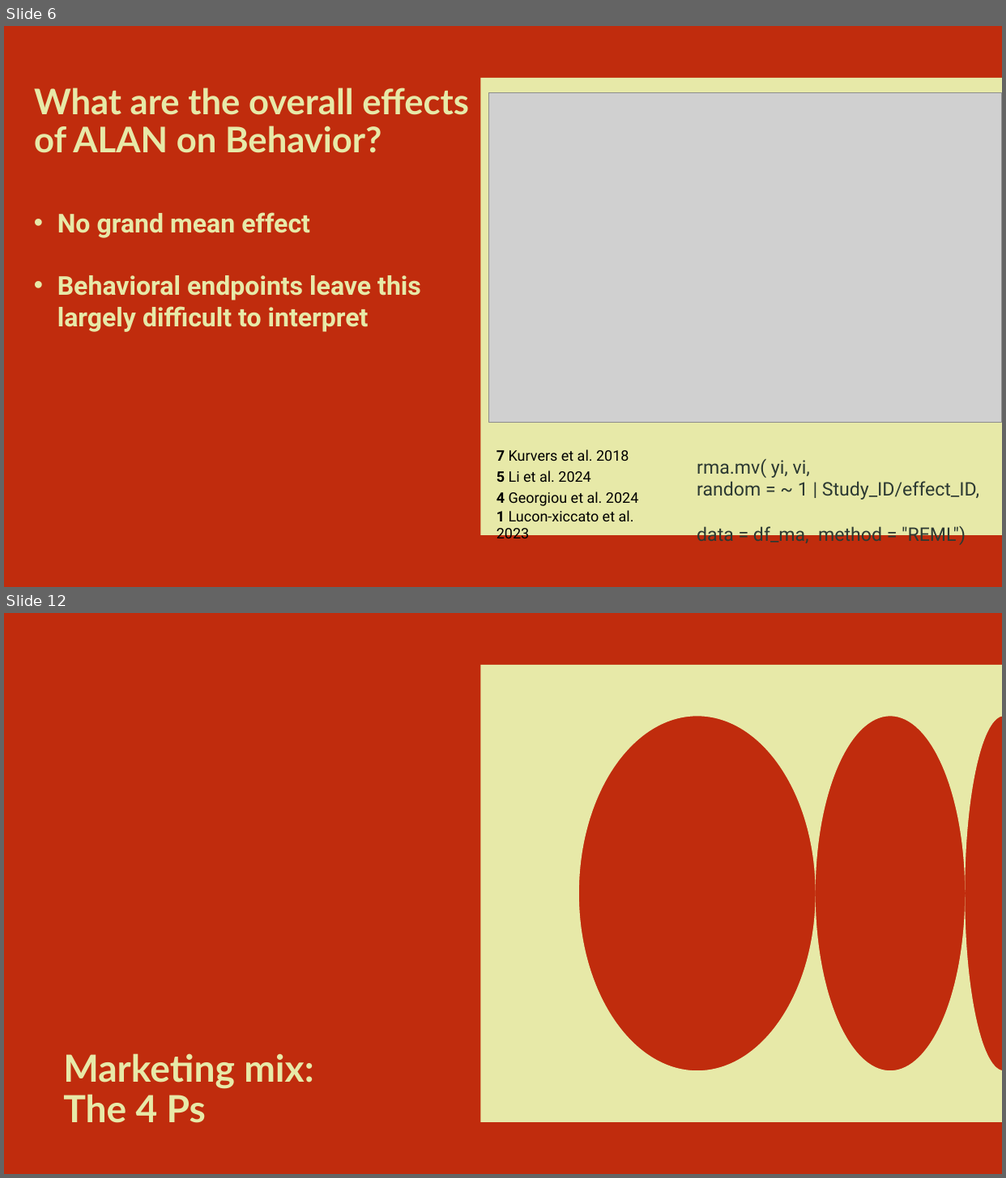
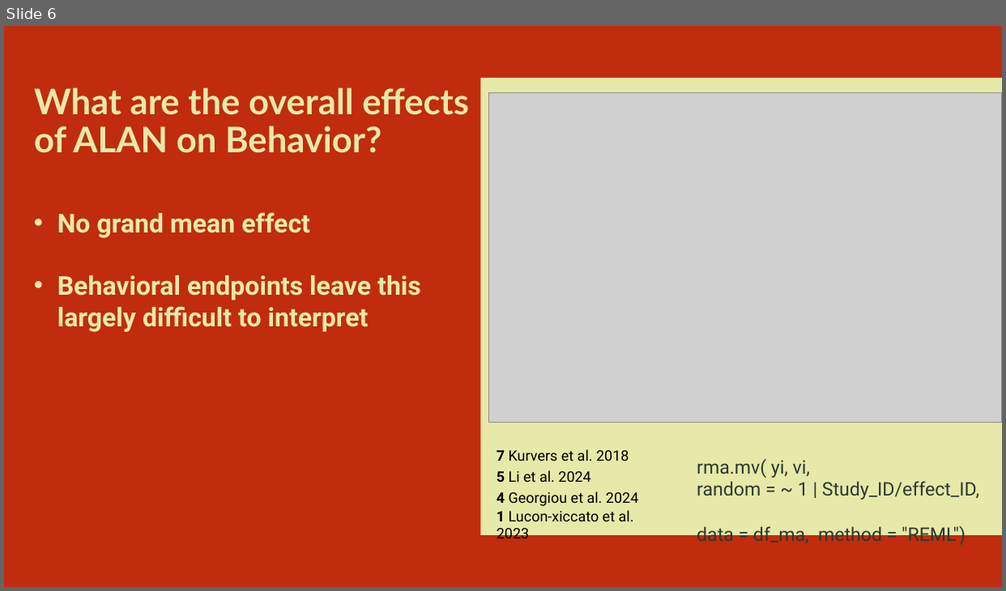
Before and after one commit to MaxxRAM/ALAN_MA_2026, a slide deck: MA spring 2026/The effects of ALAN on fish behavior.pptx. Shown one above the other, each under a label of ours: slides 6 and 12 before the commit, slide 6 after it; the slides between them are not shown. The pictures are 1006x1178 and 1006x591 pixels, drawn with LibreOffice and Linux fonts; fonts in the diff are those of the drawing; grey boxes stand for pictures. Boxes give left, top, right and bottom in pixels: in the first picture for what was removed or moved away, otherwise in the second. Text is boxed around its words. In the diff, an @@ line names an element or a change of style, - is before the commit and + after.

```diff
--- a/MA spring 2026/The effects of ALAN on fish behavior.pptx
+++ b/MA spring 2026/The effects of ALAN on fish behavior.pptx
@@ slide 12 removed at [4, 613, 1002, 1174], background #C02C0D; not listed: 1 template element that a slide beside it also shows @@
@@ title removed at [63, 1054, 313, 1123] @@
-Marketing mix:
-The 4 Ps
```
Also in this commit, not shown: 2 slides changed, 3 slides added, 7 other slides removed, 4 other files.
